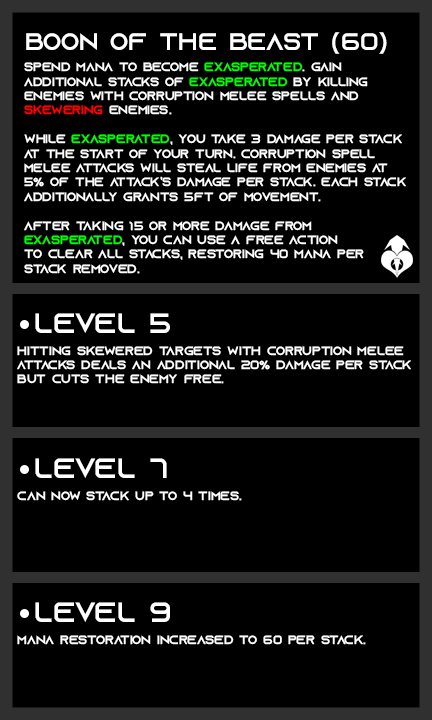
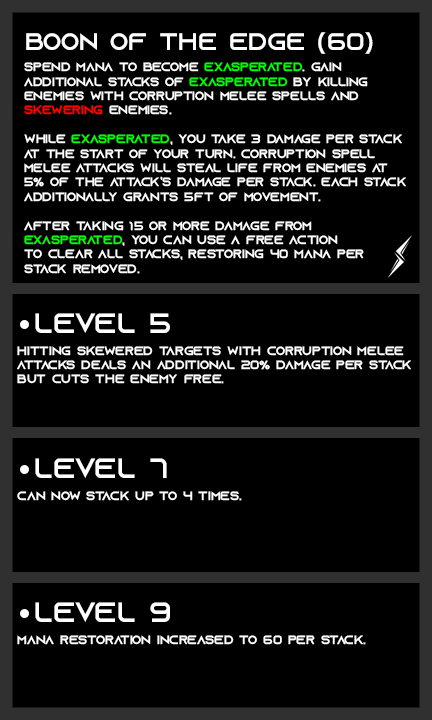
Revision of a layered (432, 720) image; what changed, layer by layer:
painted on "Name" over <box>230,32,387,54</box>
added group "Aleian" with 3 layers in group "Affinity" over <box>381,235,413,278</box>
added layer "Amethyst" in group "Aleian" over <box>388,235,412,278</box>
moved "corruption" into group "Guardian" over <box>381,235,413,278</box>